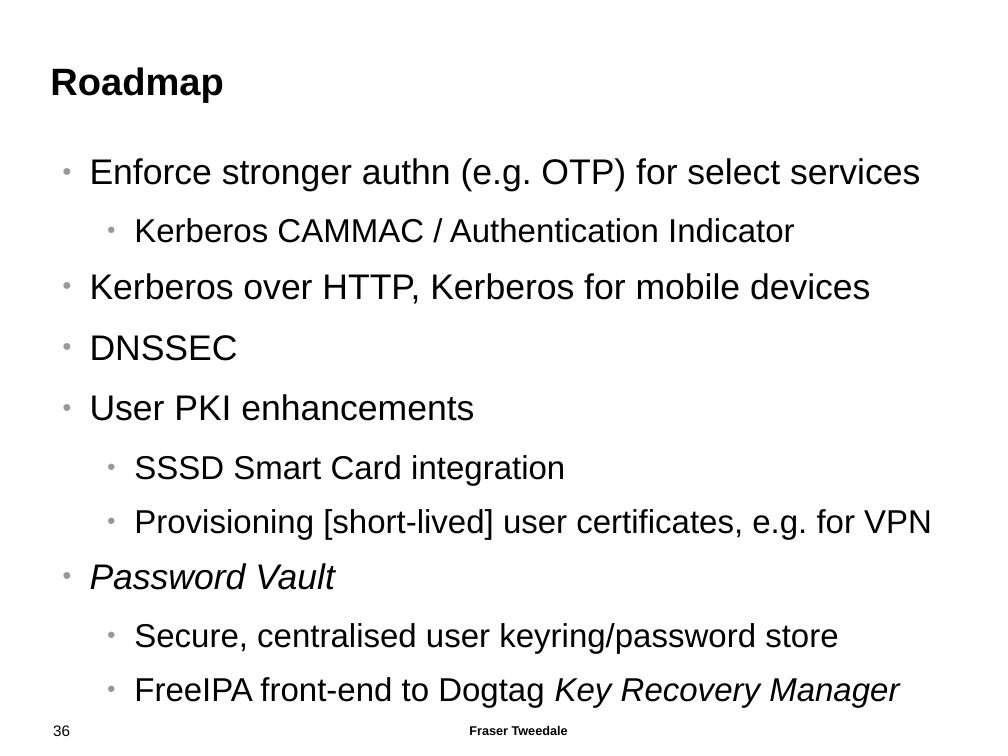
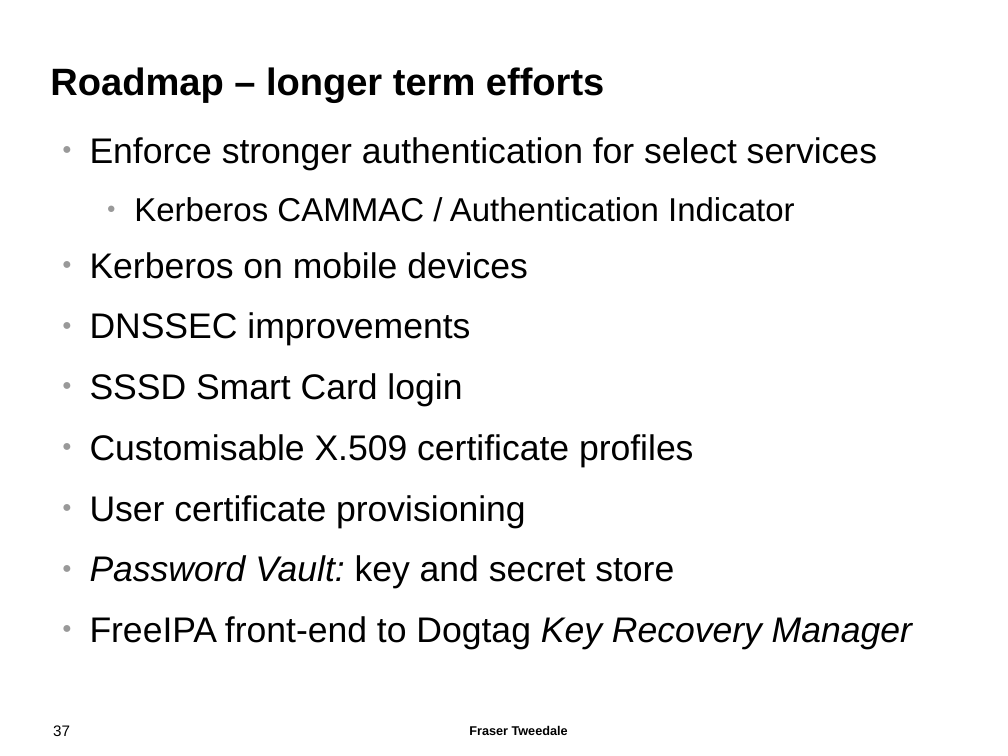
Before and after one commit to frasertweedale/talks, a slide deck: slide 37 of 20141106-osdc-freeipa/osdc2014-freeipa.odp (slide 36 before the commit). Drawn at 1008x756 pixels with LibreOffice and Linux fonts; fonts in the diff are those of the drawing; background and template pictures are left out. Boxes give left, top, right and bottom in pixels: in the first picture for what was removed or moved away, otherwise in the second. Text is boxed around its words. In the diff, an @@ line names an element or a change of style, - is before the commit and + after.

```diff
--- a/20141106-osdc-freeipa/osdc2014-freeipa.odp
+++ b/20141106-osdc-freeipa/osdc2014-freeipa.odp
@@ title at [50,67,604,103]: text changed @@
-Roadmap
+Roadmap – longer term efforts
@@ text "Enforce stronger authentication for select ...": place and size @@
-text "Enforce stronger authentication for select ..." at [90,158,932,708]
+text "Enforce stronger authentication for select ..." at [90,137,912,649]
@@ text at [90,137,877,170]: text changed @@
-● Enforce stronger authn (e.g. OTP) for select services
+● Enforce stronger authentication for select services
@@ text at [90,252,693,589]: text changed; size 26 to 28 pt @@
-● Kerberos over HTTP, Kerberos for mobile devices
-● DNSSEC
-● User PKI enhancements
-  ● SSSD Smart Card integration
-  ● Provisioning [short-lived] user certificates, e.g. for VPN
-● Password Vault
-  ● Secure, centralised user keyring/password store
+● Kerberos on mobile devices
+● DNSSEC improvements
+● SSSD Smart Card login
+● Customisable X.509 certificate profiles
+● User certificate provisioning
+● Password Vault: key and secret store
@@ text at [90,616,912,649]: size 26 to 28 pt in "FreeIPA front-end to Dogtag Key Recovery Manager"; list level 2 to 1 in "FreeIPA front-end to Dogtag Key ..." @@
@@ page number at [53,725,70,736]: text changed @@
-36
+37
```
Also in this commit, not shown: 13 other slides changed, 1 slide added.
